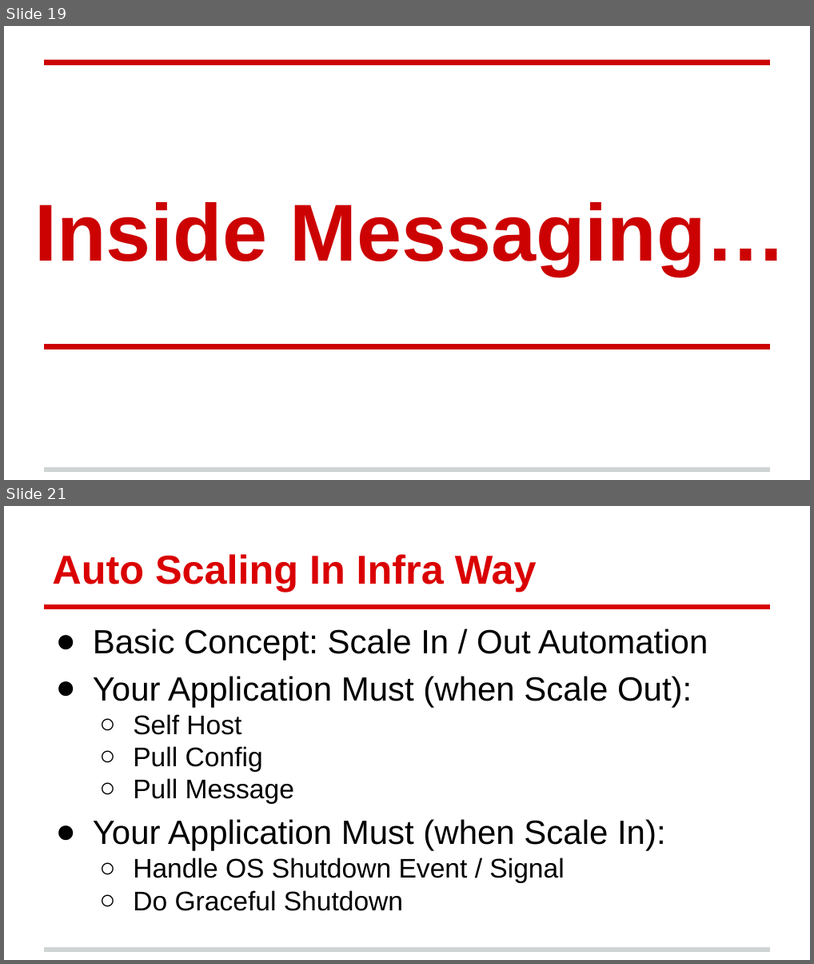
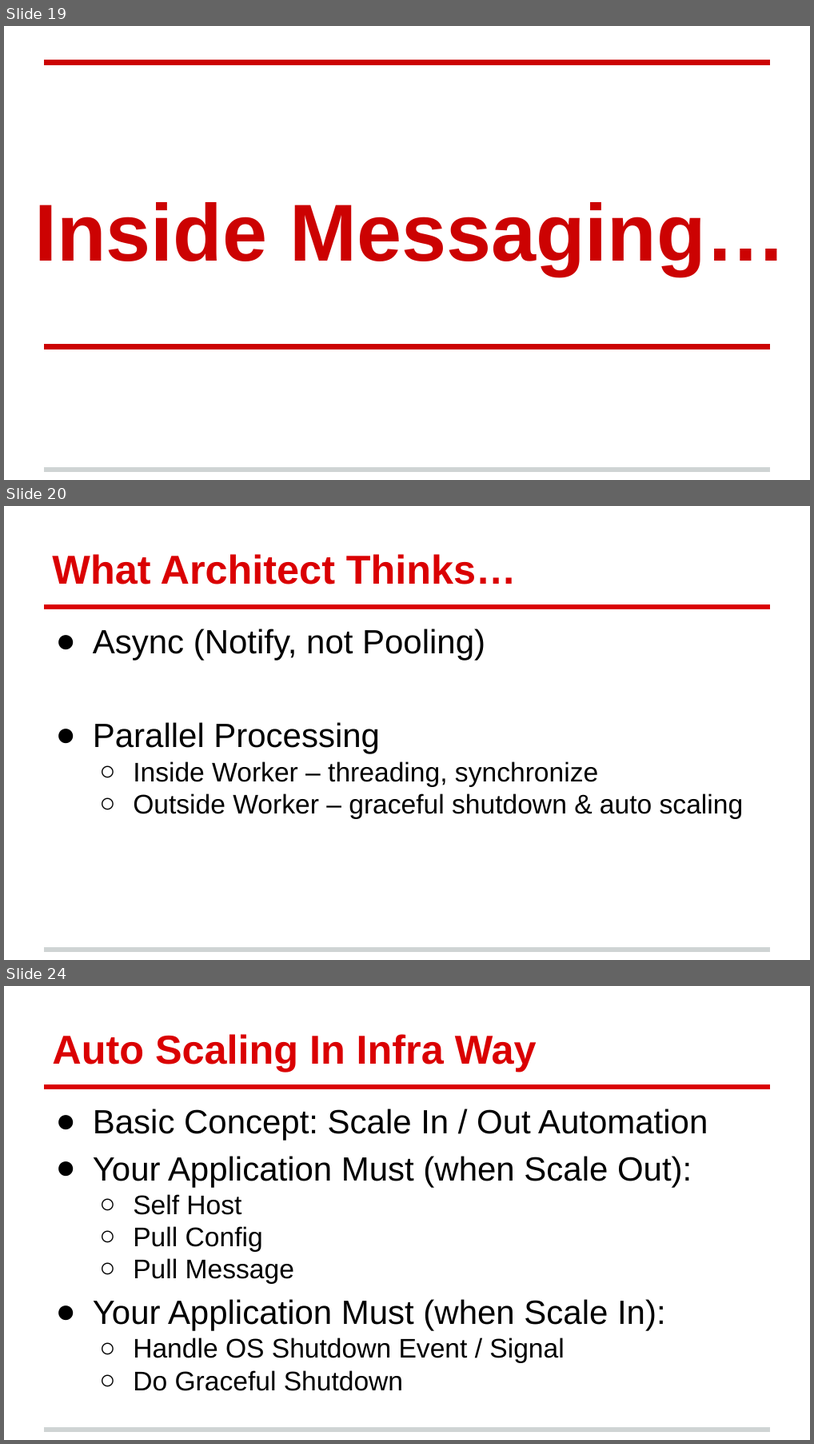
Before and after one commit to andrew0928/Meetup, a slide deck: 20190123.MessageQueueRPC/91APP-MessageQueueRPC-20190123.pptx. Shown one above the other, each under a label of ours: slides 19 and 21 before the commit, slides 19, 20 and 24 after it; the slides between them are not shown. The pictures are 814x964 and 814x1444 pixels, drawn with LibreOffice and Linux fonts; fonts in the diff are those of the drawing; background and template pictures are left out. Boxes give left, top, right and bottom in pixels: in the first picture for what was removed or moved away, otherwise in the second. Text is boxed around its words. In the diff, an @@ line names an element or a change of style, - is before the commit and + after.

```diff
--- a/20190123.MessageQueueRPC/91APP-MessageQueueRPC-20190123.pptx
+++ b/20190123.MessageQueueRPC/91APP-MessageQueueRPC-20190123.pptx
@@ slide 20 added at (4, 506, 810, 960), background #FFFFFF; not listed: 2 template elements that a slide beside it also shows @@
@@ title added at (52, 554, 517, 584), 36 pt, text #DA0002, bold @@
+What Architect Thinks…
@@ text added at (93, 628, 744, 819), 24 pt, text #000000 @@
+● Async (Notify, not Pooling)
+● Parallel Processing
+  ○ Inside Worker – threading, synchronize
+  ○ Outside Worker – graceful shutdown & auto scaling
@@ what was slide 21 is now slide 24 @@
```
Also in this commit, not shown: 1 slide changed, 9 other slides added, 3 slides removed, 2 other files.
